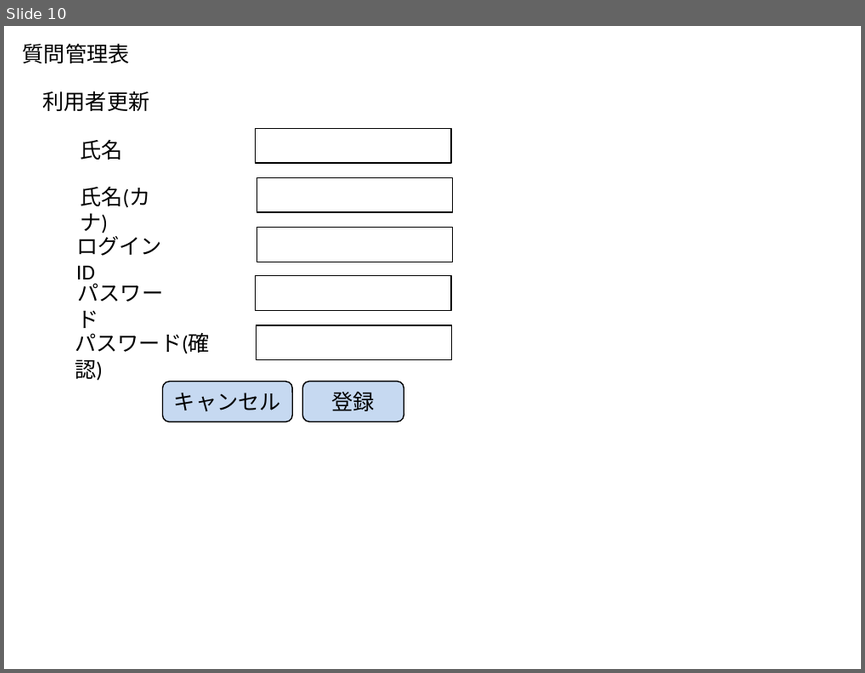
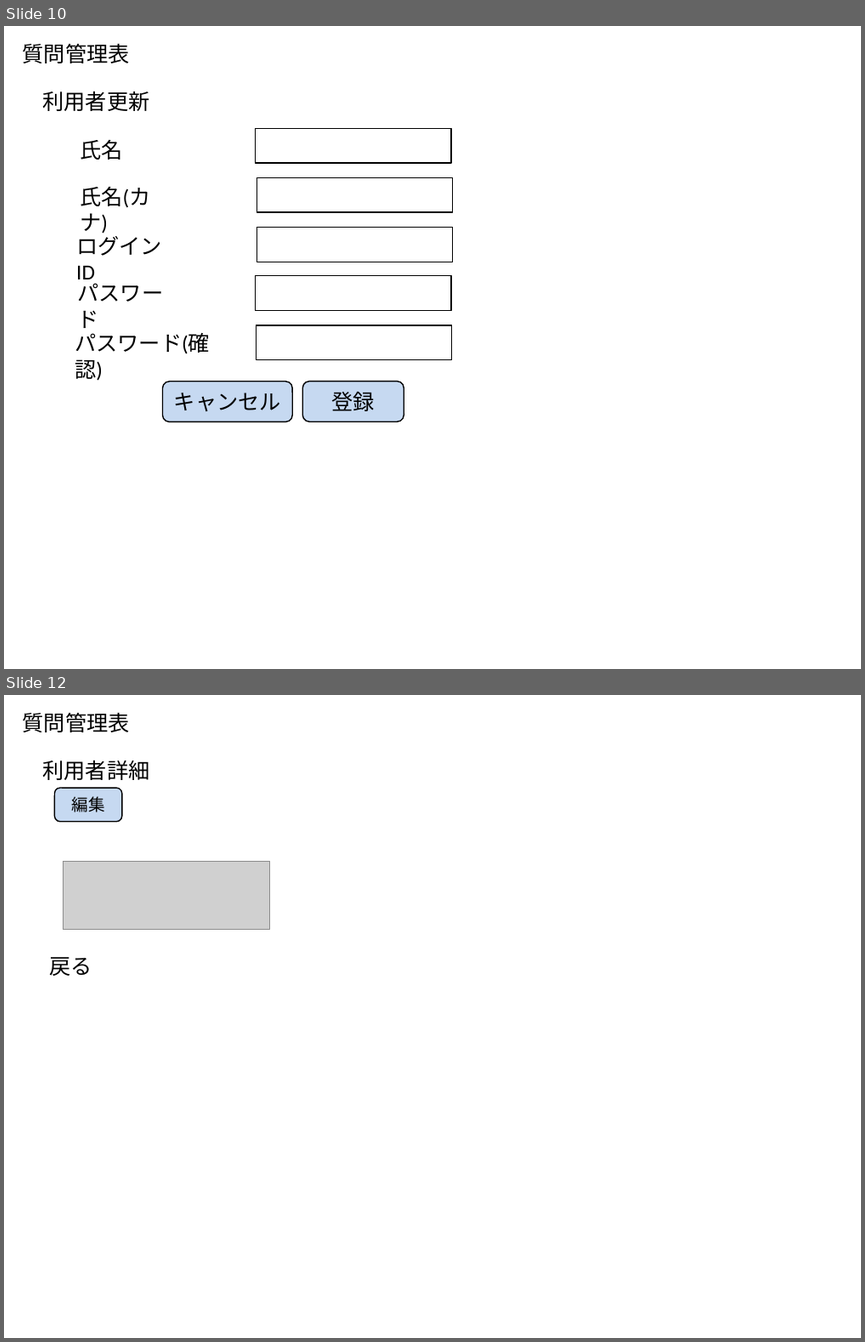
Before and after one commit to t-shimada/qa-docs, a slide deck: 画面一覧.pptx. Shown one above the other, each under a label of ours: slide 10 before the commit, slides 10 and 12 after it; the slides between them are not shown. The pictures are 865x673 and 865x1342 pixels, drawn with LibreOffice and Linux fonts; fonts in the diff are those of the drawing; grey boxes stand for pictures. Boxes give left, top, right and bottom in pixels: in the first picture for what was removed or moved away, otherwise in the second. Text is boxed around its words. In the diff, an @@ line names an element or a change of style, - is before the commit and + after.

Commit message:
画面一覧に利用者詳細画面を追加

```diff
--- a/画面一覧.pptx
+++ b/画面一覧.pptx
@@ slide 12 added at [4, 695, 861, 1338], background #FFFFFF @@
@@ text added at [23, 712, 130, 732], 18 pt, text #000000 @@
+質問管理表
@@ text added at [43, 760, 150, 780], 18 pt, text #000000 @@
+利用者詳細
@@ rounded rectangle added at [54, 788, 122, 821], fill #C6D9F1, outline #000000 1 pt, 14 pt, text #000000 @@
+編集
@@ picture added at [64, 862, 270, 929] @@
@@ text added at [49, 957, 92, 975], 18 pt, text #000000 @@
+戻る
```
Also in this commit, not shown: 1 slide changed.
